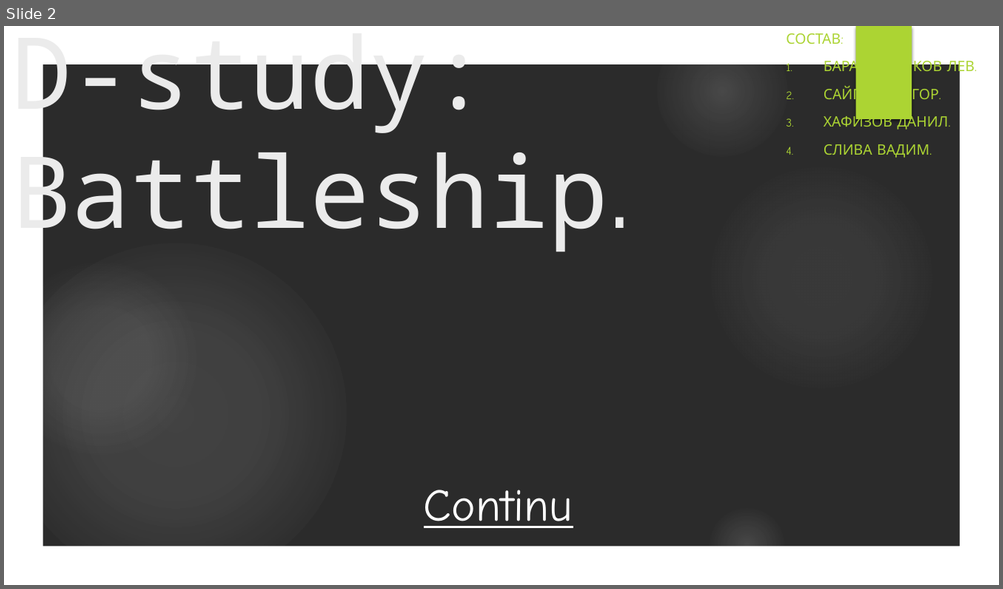
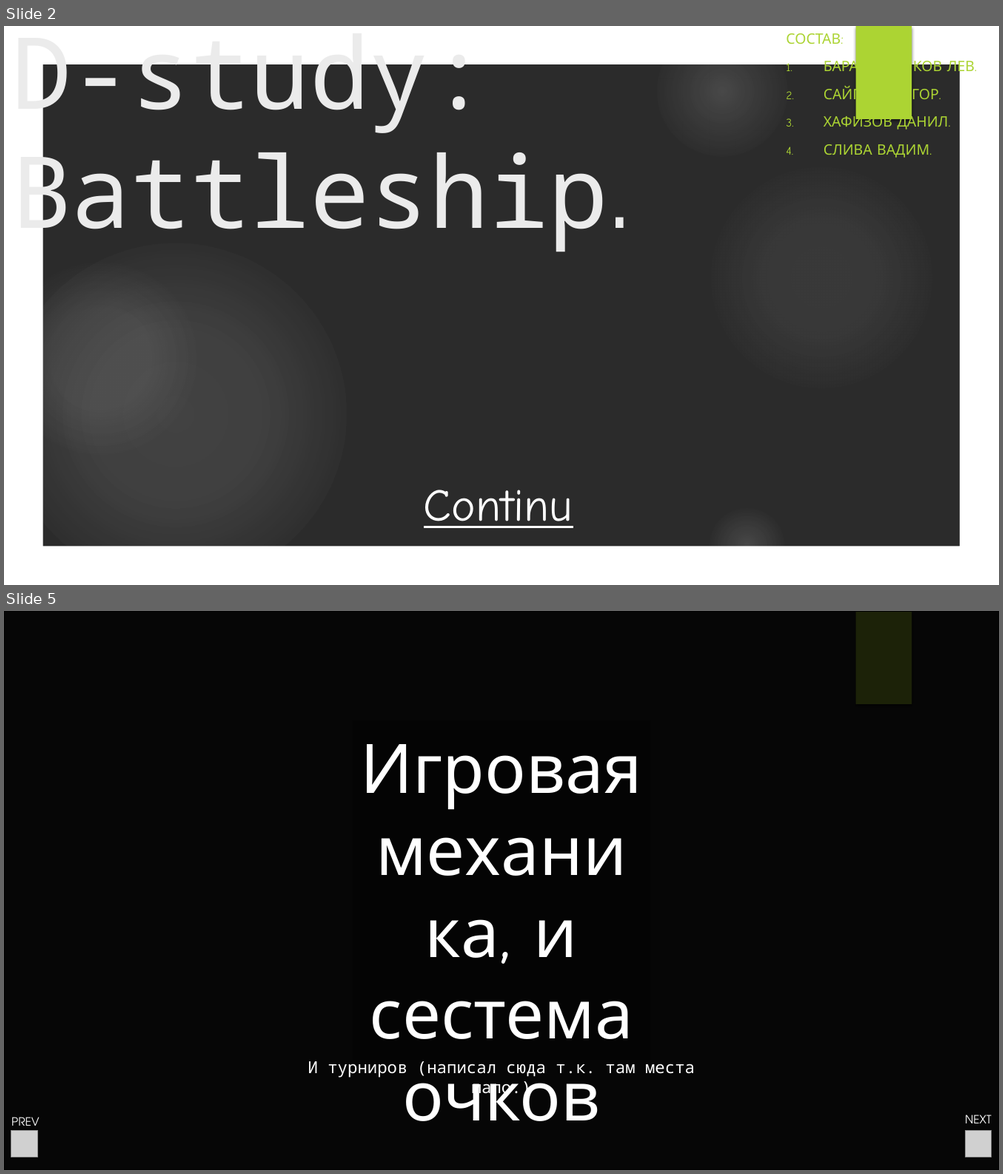
Before and after one commit to IRussianGamerI/IRussianGamerI, a slide deck: D-study.pptx. Shown one above the other, each under a label of ours: slide 2 before the commit, slides 2 and 5 after it; the slides between them are not shown. The pictures are 1003x589 and 1003x1174 pixels, drawn with LibreOffice and Linux fonts; fonts in the diff are those of the drawing; grey boxes stand for pictures; background and template pictures are left out; a plain dark background stands for a picture behind light text. Boxes give left, top, right and bottom in pixels: in the first picture for what was removed or moved away, otherwise in the second. Text is boxed around its words. In the diff, an @@ line names an element or a change of style, - is before the commit and + after.

```diff
--- a/D-study.pptx
+++ b/D-study.pptx
@@ slide 5 added at [4, 611, 999, 1170], background picture (left out); not listed: 1 template element that a slide beside it also shows @@
@@ rectangle added at [4, 611, 999, 1170], fill #000000 at 45% opacity, outline #000000 1.5 pt @@
@@ rectangle added at [4, 611, 999, 1170], fill #000000 at 45% opacity, outline #000000 1.5 pt @@
@@ rectangle added at [4, 611, 999, 1170], fill #000000 at 45% opacity, outline #000000 1.5 pt @@
@@ text added at [361, 744, 642, 1122], 66 pt, text #FFFFFF @@
+Игровая механика, и сестема очков
@@ text added at [308, 1062, 694, 1098], 16 pt, text #FFFFFF @@
+И турниров (написал сюда т.к. там места мало.)
@@ text added at [11, 1117, 40, 1132], 11 pt, text #FFFFFF @@
+PREV
@@ text added at [965, 1115, 991, 1124], 11 pt, text #FFFFFF @@
+NEXT
@@ picture added at [11, 1131, 37, 1157] @@
@@ picture added at [965, 1131, 991, 1157] @@
```
Also in this commit, not shown: 1 slide changed, 2 other slides added, 2 slides removed.
